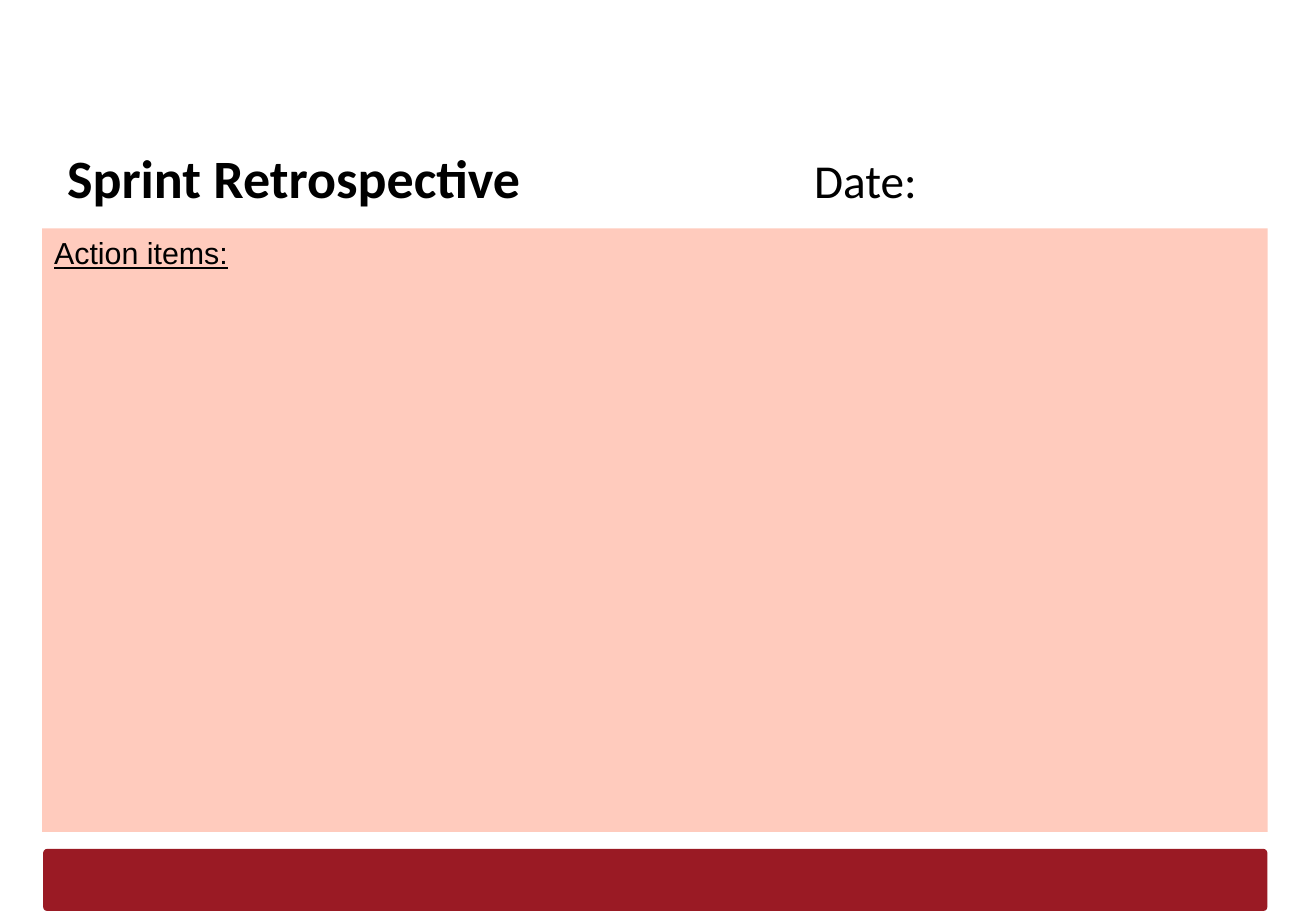
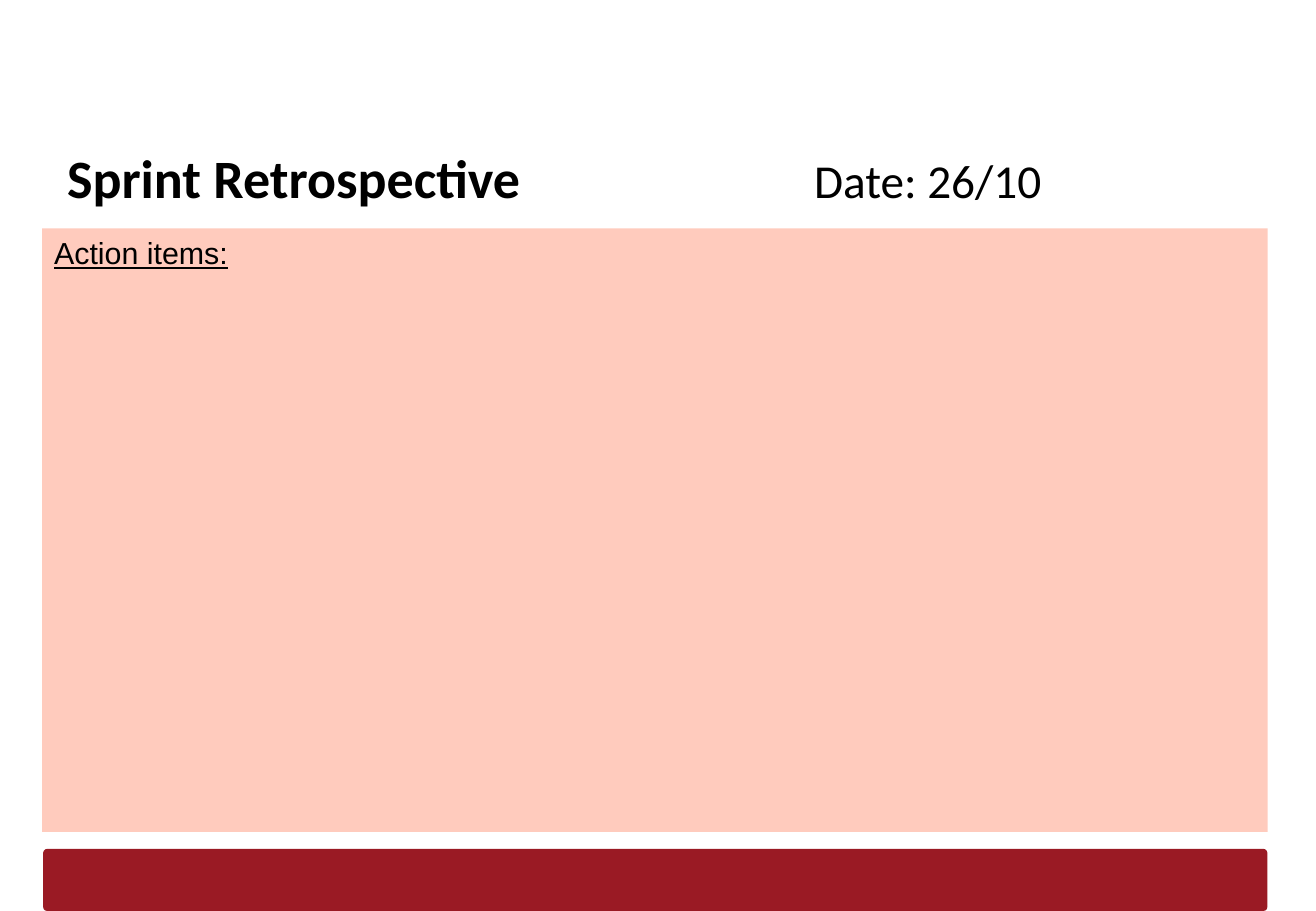
Before and after one commit to AfonsoMachado1892/Logistics-on-Rails, a slide deck: slide 12 of Scrum/LAPR3-Sprint1-Report_G092.pptx. Drawn at 1316x911 pixels with LibreOffice and Linux fonts; fonts in the diff are those of the drawing; background and template pictures are left out. Boxes give left, top, right and bottom in pixels: in the first picture for what was removed or moved away, otherwise in the second. Text is boxed around its words. In the diff, an @@ line names an element or a change of style, - is before the commit and + after.

Commit message:
[Sprint Review]: Updated Sprint Retrospective

```diff
--- a/Scrum/LAPR3-Sprint1-Report_G092.pptx
+++ b/Scrum/LAPR3-Sprint1-Report_G092.pptx
@@ title at (x1=67, y1=160, x2=1041, y2=207): text changed @@
-Sprint Retrospective Date:
+Sprint Retrospective Date: 26/10
```
Also in this commit, not shown: 2 other slides changed.
